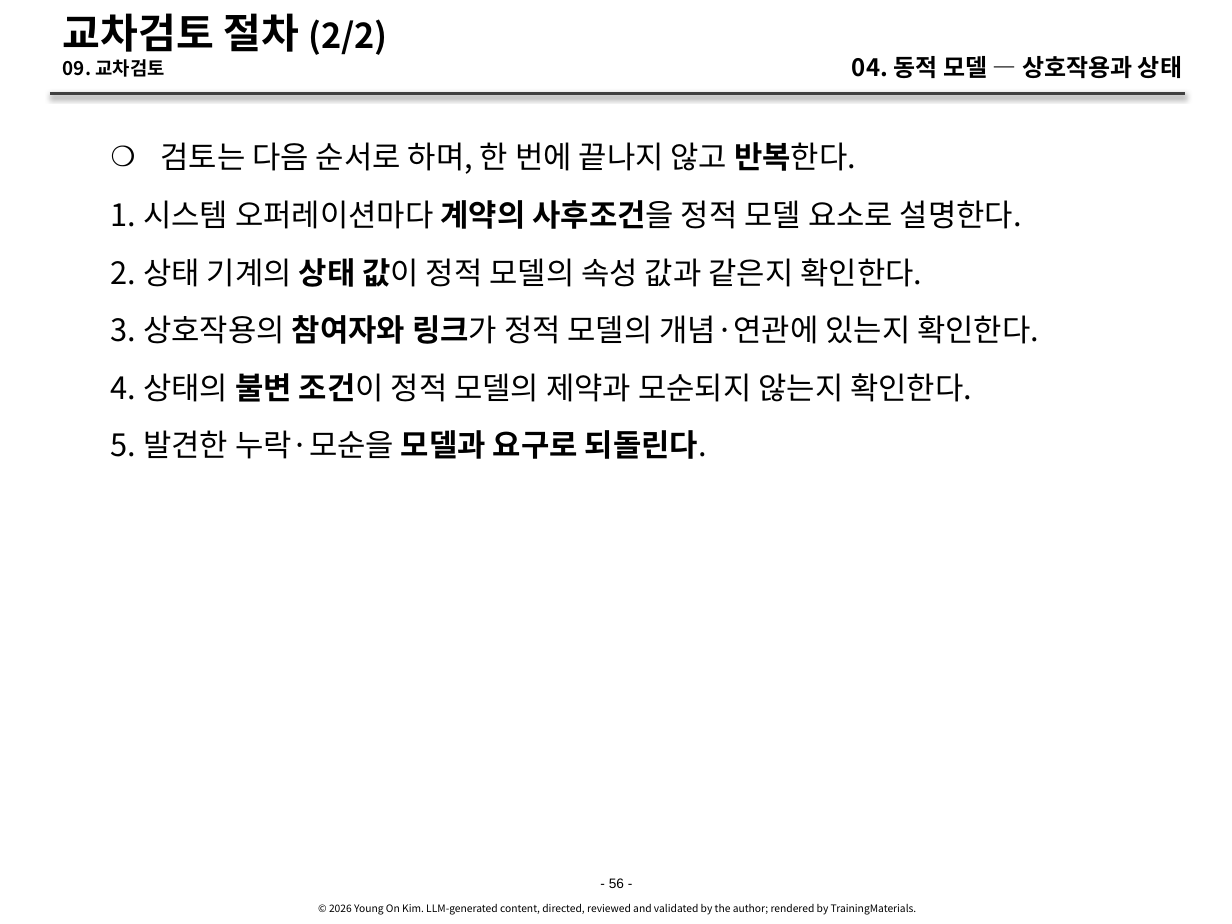
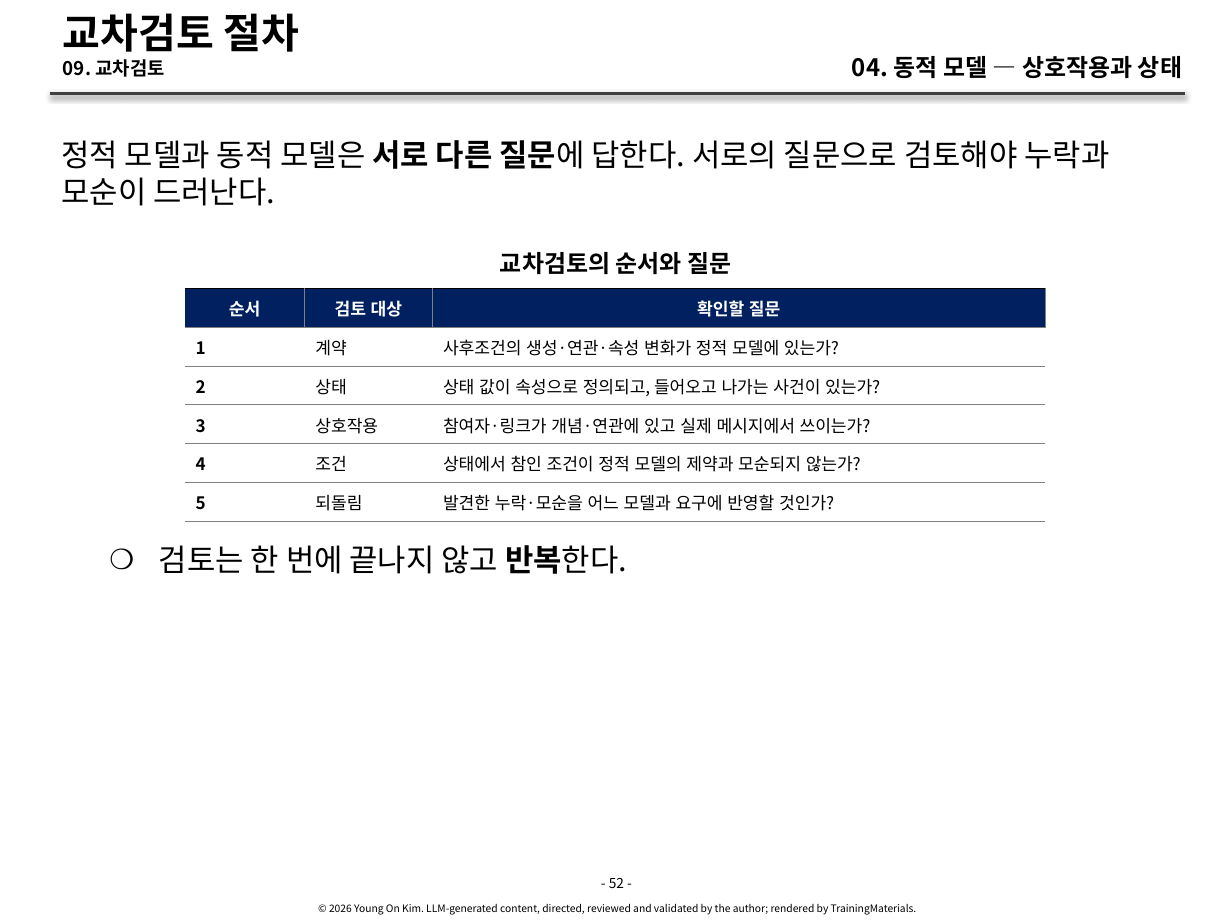
Before and after one commit to YoungSan77/TrainingMaterials, a slide deck: slide 52 of courses/ooad/sessions/s04.pptx (slide 56 before the commit). Drawn at 1232x924 pixels with LibreOffice and Linux fonts; fonts in the diff are those of the drawing. Boxes give left, top, right and bottom in pixels: in the first picture for what was removed or moved away, otherwise in the second. Text is boxed around its words. In the diff, an @@ line names an element or a change of style, - is before the commit and + after.

```diff
--- a/courses/ooad/sessions/s04.pptx
+++ b/courses/ooad/sessions/s04.pptx
@@ title at <box>63,13,299,52</box>: text changed @@
-교차검토 절차 (2/2)
+교차검토 절차
@@ text added at <box>61,140,1109,206</box>, 18 pt, text #000000 @@
+정적 모델과 동적 모델은 서로 다른 질문에 답한다. 서로의 질문으로 검토해야 누락과 모순이 드러난다.
@@ text removed at <box>111,142,1039,459</box> @@
-    ❍ 검토는 다음 순서로 하며, 한 번에 끝나지 않고 반복한다.
-    1. 시스템 오퍼레이션마다 계약의 사후조건을 정적 모델 요소로 설명한다.
-    2. 상태 기계의 상태 값이 정적 모델의 속성 값과 같은지 확인한다.
-    3. 상호작용의 참여자와 링크가 정적 모델의 개념·연관에 있는지 확인한다.
-    4. 상태의 불변 조건이 정적 모델의 제약과 모순되지 않는지 확인한다.
-    5. 발견한 누락·모순을 모델과 요구로 되돌린다.
@@ text added at <box>500,252,731,274</box>, 14 pt, text #000000, bold @@
+교차검토의 순서와 질문
@@ table added at <box>185,288,1046,811</box>, 6 rows, 3 columns @@
+순서 | 검토 대상 | 확인할 질문
+1 | 계약 | 사후조건의 생성·연관·속성 변화가 정적 모델에 있는가?
+2 | 상태 | 상태 값이 속성으로 정의되고, 들어오고 나가는 사건이 있는가?
+3 | 상호작용 | 참여자·링크가 개념·연관에 있고 실제 메시지에서 쓰이는가?
+4 | 조건 | 상태에서 참인 조건이 정적 모델의 제약과 모순되지 않는가?
+5 | 되돌림 | 발견한 누락·모순을 어느 모델과 요구에 반영할 것인가?
@@ text added at <box>159,545,627,574</box>, 18 pt, text #000000 @@
+    ❍ 검토는 한 번에 끝나지 않고 반복한다.
@@ text at <box>609,878,624,888</box>: text changed; font Arial to Noto Sans CJK KR @@
-- 56 -
+- 52 -
```
Also in this commit, not shown: 55 other slides changed, 6 slides removed, 9 other files.
